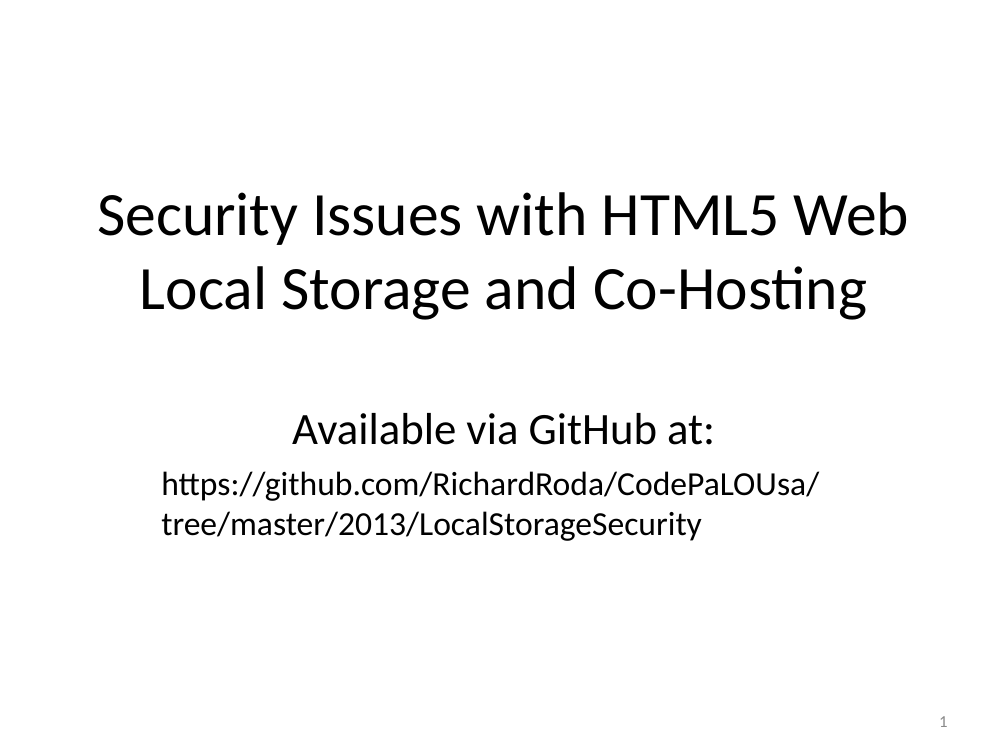
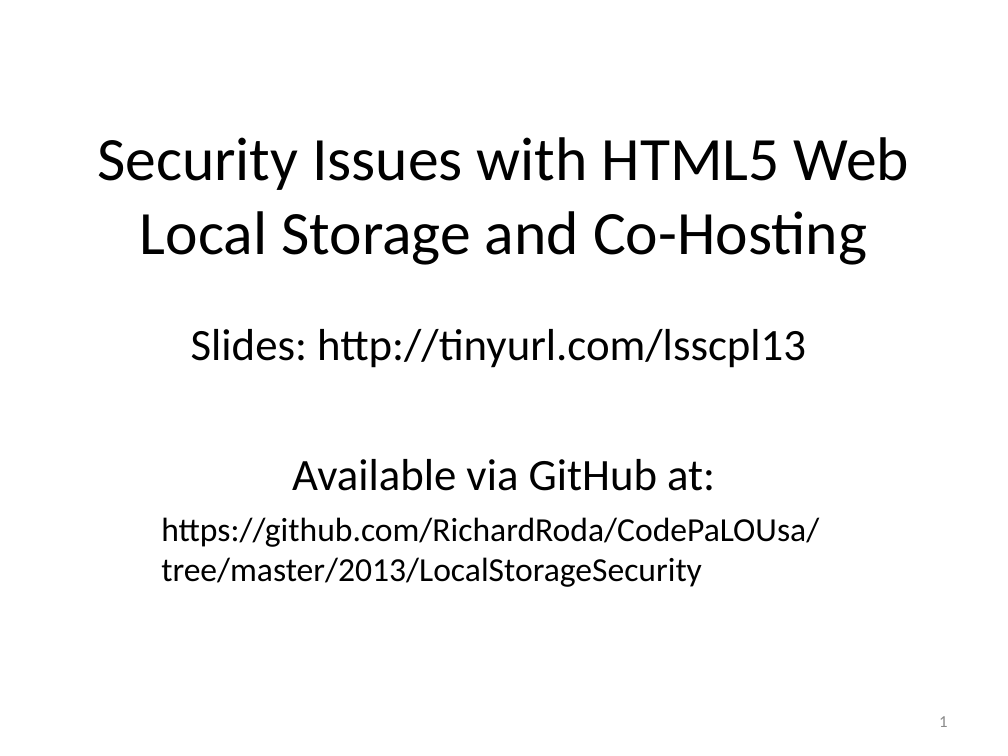
Before and after one commit to EdCharbeneau/CodePaLOUsa, a slide deck: slide 1 of 2013/LocalStorageSecurity/LocalStoragePresentation.ppt. Drawn at 1008x756 pixels with LibreOffice and Linux fonts; fonts in the diff are those of the drawing. Boxes give left, top, right and bottom in pixels: in the first picture for what was removed or moved away, otherwise in the second. Text is boxed around its words. In the diff, an @@ line names an element or a change of style, - is before the commit and + after.

Commit message:
Add shortned URL to pdf version of slides.

```diff
--- a/2013/LocalStorageSecurity/LocalStoragePresentation.ppt
+++ b/2013/LocalStorageSecurity/LocalStoragePresentation.ppt
@@ title "Security Issues with HTML5 Web ...": place and size @@
-title "Security Issues with HTML5 Web ..." at bbox=[97, 192, 910, 320]
+title "Security Issues with HTML5 Web ..." at bbox=[97, 137, 910, 265]
@@ subtitle "Slides: http://tinyurl.com/lsscpl13": place and size @@
-subtitle "Slides: http://tinyurl.com/lsscpl13" at bbox=[161, 413, 819, 541]
+subtitle "Slides: http://tinyurl.com/lsscpl13" at bbox=[161, 329, 819, 587]
@@ subtitle at bbox=[191, 329, 806, 368]: paragraph added @@
+Slides: http://tinyurl.com/lsscpl13
```
Also in this commit, not shown: 1 other file.
